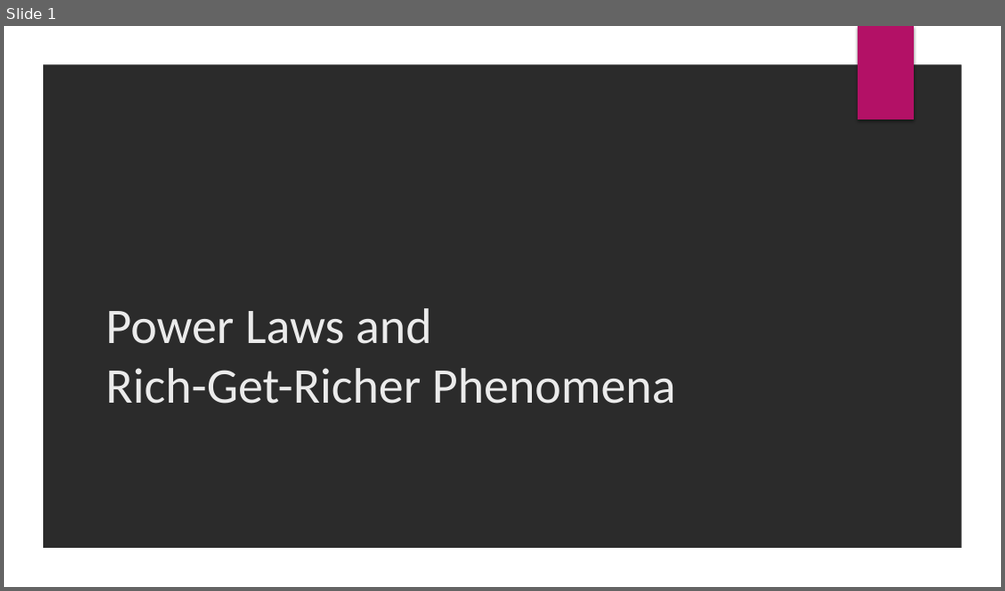
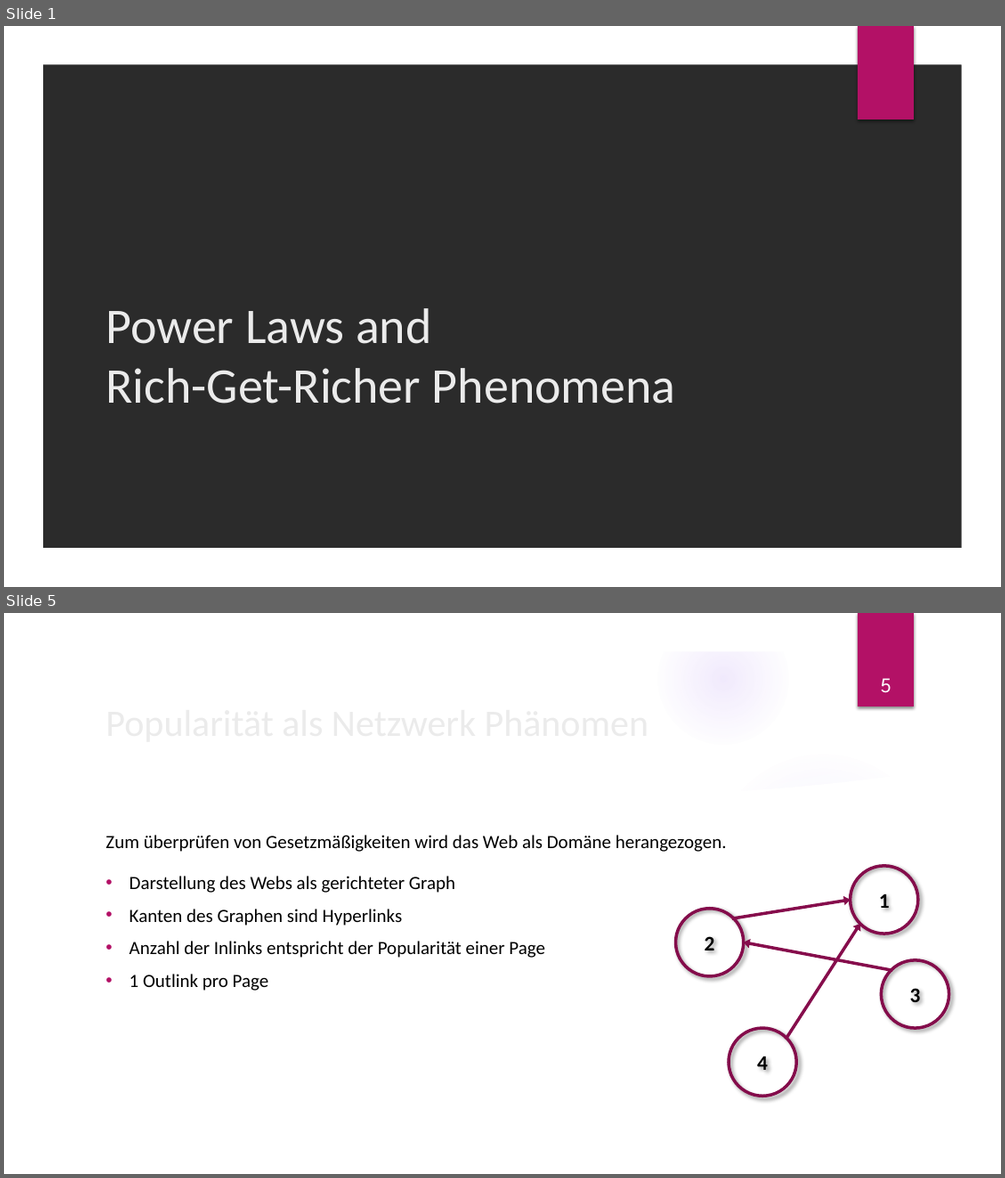
Before and after one commit to ReSynn/Rich-Get-Richer-Dynamik, a slide deck: PL and RgR.pptx. Shown one above the other, each under a label of ours: slide 1 before the commit, slides 1 and 5 after it; the slides between them are not shown. The pictures are 1005x591 and 1005x1178 pixels, drawn with LibreOffice and Linux fonts; fonts in the diff are those of the drawing; background and template pictures are left out; a plain dark background stands for a picture behind light text. Boxes give left, top, right and bottom in pixels: in the first picture for what was removed or moved away, otherwise in the second. Text is boxed around its words. In the diff, an @@ line names an element or a change of style, - is before the commit and + after.

```diff
--- a/PL and RgR.pptx
+++ b/PL and RgR.pptx
@@ slide 5 added at <box>4,613,1001,1174</box>, background picture (left out); not listed: 2 template elements that a slide beside it also shows @@
@@ title added at <box>98,692,815,750</box>, 36 pt, text #EBEBEB @@
+Popularität als Netzwerk Phänomen
@@ page number added at <box>881,678,891,693</box>, 20 pt, text #FFFFFF @@
+5
@@ group added at <box>4,614,970,1174</box>: 5 ellipses, 2 freeform shapes @@
@@ text added at <box>105,835,727,852</box>, 18 pt, text #000000 @@
+Zum überprüfen von Gesetzmäßigkeiten wird das Web als Domäne herangezogen.
@@ text added at <box>129,876,545,990</box>, 18 pt, text #000000 @@
+• Darstellung des Webs als gerichteter Graph
+• Kanten des Graphen sind Hyperlinks
+• Anzahl der Inlinks entspricht der Popularität einer Page
+• 1 Outlink pro Page
@@ ellipse added at <box>850,866,919,933</box>, outline #840D4B 3 pt, 20 pt, text #000000, bold @@
+1
@@ arrow added from (734, 918) to (850, 900), #860D4C 3 pt @@
@@ ellipse added at <box>676,908,744,976</box>, outline #840D4B 3 pt, 20 pt, text #000000, bold @@
+2
@@ arrow added from (786, 1038) to (860, 924), #860D4C 3 pt @@
@@ arrow added from (890, 970) to (744, 942), #860D4C 3 pt @@
@@ ellipse added at <box>882,960,949,1028</box>, outline #840D4B 3 pt, 20 pt, text #000000, bold @@
+3
@@ ellipse added at <box>728,1028,797,1096</box>, outline #840D4B 3 pt, 20 pt, text #000000, bold @@
+4
```
Also in this commit, not shown: 2 slides changed, 4 other slides added.
